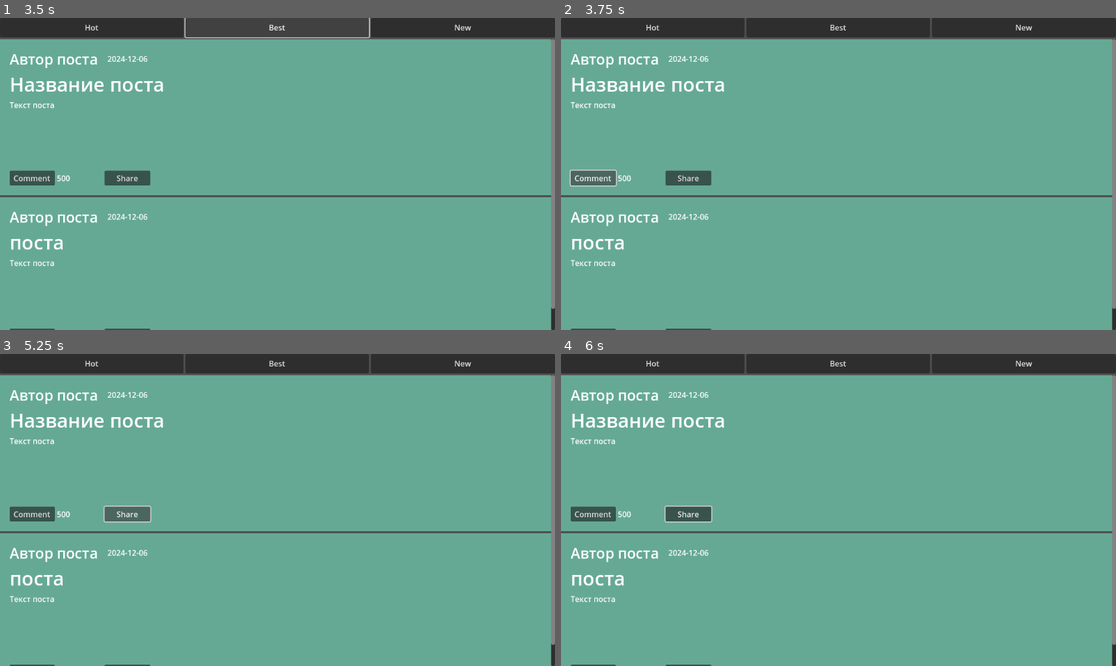
Above: before the commit, frames 1-4 (two rows, left to right).
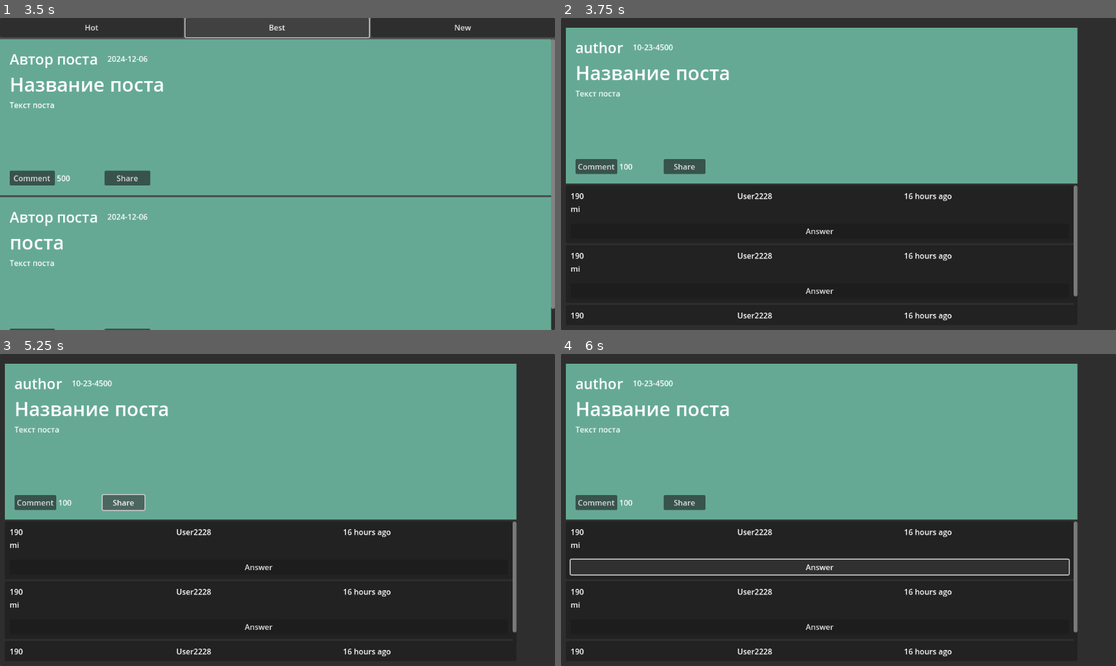
Above: after the commit, the same moments.

Repository: DanisGaleev/Jam
Game: Godot game, scene res://main.tscn
Same seed, same stepped clock (60 frames per second), same inputs: the game is played once before the commit and once after it.
Inputs (mouse positions are in pixels of both pictures, inside the frame that each line leads up to):
- Up to frame 1 (3.5 s): click "New" at 0.5 s; click "New" at 1.25 s; click "Hot" at 2 s; click "Best" at 2.75 s
- Up to frame 2 (3.75 s): click "Comment" at 3.5 s
- Up to frame 3 (5.25 s): click "Comment" at 4.25 s; click "Share" at 5 s
- Up to frame 4 (6 s): click (821, 566) at 5.75 s, where only the run after the commit has a clickable "Answer"

Frame 1 is identical in both runs. In frame 2, 57% of the frame differs, in the area x 0-100%, y 0-100%; in frame 3, 57%; in frame 4, 57%.
Error before the commit: Invalid assignment of property or key 'theme_title' with value of type 'String' on a base object of type 'Nil'. (res://thema.gd:12)
Error after the commit: Attempt to call function 'add_child' in base 'null instance' on a null instance. (res://comment.gd:15)

Commit message:
add mini game 1

Diff:
--- /dev/null
+++ b/game1.tscn
@@ -0,0 +1,217 @@
+[gd_scene load_steps=7 format=3 uid="uid://c4fskll68dtks"]
+
+[ext_resource type="Script" path="res://game_1.gd" id="1_wj72h"]
+[ext_resource type="Texture2D" uid="uid://c7wyx60p8wq0y" path="res://forest.jpg" id="2_fwcqo"]
+
+[sub_resource type="Gradient" id="Gradient_2i7or"]
+offsets = PackedFloat32Array(0.640845, 0.795775, 1)
+colors = PackedColorArray(0.158416, 0.158416, 0.158416, 1, 0, 0, 0, 1, 1, 1, 1, 1)
+
+[sub_resource type="GradientTexture2D" id="GradientTexture2D_3p2pg"]
+gradient = SubResource("Gradient_2i7or")
+
+[sub_resource type="Gradient" id="Gradient_jj0qw"]
+offsets = PackedFloat32Array(0.112676, 0.288732, 1)
+colors = PackedColorArray(0, 0, 0, 1, 0, 0, 0, 1, 1, 1, 1, 1)
+
+[sub_resource type="GradientTexture2D" id="GradientTexture2D_kjxg5"]
+gradient = SubResource("Gradient_jj0qw")
+
+[node name="Game1" type="Panel"]
+anchors_preset = 15
+anchor_right = 1.0
+anchor_bottom = 1.0
+grow_horizontal = 2
+grow_vertical = 2
+script = ExtResource("1_wj72h")
+
+[node name="MarginContainer" type="MarginContainer" parent="."]
+layout_mode = 1
+anchors_preset = 15
+anchor_right = 1.0
+anchor_bottom = 1.0
+grow_horizontal = 2
+grow_vertical = 2
+theme_override_constants/margin_left = 10
+theme_override_constants/margin_top = 10
+theme_override_constants/margin_right = 10
+theme_override_constants/margin_bottom = 10
+
+[node name="MarginContainer" type="MarginContainer" parent="MarginContainer"]
+layout_mode = 2
+theme_override_constants/margin_top = 20
+
+[node name="GridContainer" type="GridContainer" parent="MarginContainer/MarginContainer"]
+layout_mode = 2
+size_flags_horizontal = 4
+size_flags_vertical = 0
+theme_override_constants/h_separation = 60
+theme_override_constants/v_separation = 20
+columns = 4
+
+[node name="TextureButton" type="TextureButton" parent="MarginContainer/MarginContainer/GridContainer"]
+custom_minimum_size = Vector2(120, 120)
+layout_mode = 2
+ignore_texture_size = true
+stretch_mode = 0
+
+[node name="TextureButton2" type="TextureButton" parent="MarginContainer/MarginContainer/GridContainer"]
+custom_minimum_size = Vector2(120, 120)
+layout_mode = 2
+ignore_texture_size = true
+stretch_mode = 0
+
+[node name="TextureButton3" type="TextureButton" parent="MarginContainer/MarginContainer/GridContainer"]
+custom_minimum_size = Vector2(120, 120)
+layout_mode = 2
+ignore_texture_size = true
+stretch_mode = 0
+
+[node name="TextureButton4" type="TextureButton" parent="MarginContainer/MarginContainer/GridContainer"]
+custom_minimum_size = Vector2(120, 120)
+layout_mode = 2
+ignore_texture_size = true
+stretch_mode = 0
+
+[node name="TextureButton5" type="TextureButton" parent="MarginContainer/MarginContainer/GridContainer"]
+custom_minimum_size = Vector2(120, 120)
+layout_mode = 2
+ignore_texture_size = true
+stretch_mode = 0
+
+[node name="TextureButton6" type="TextureButton" parent="MarginContainer/MarginContainer/GridContainer"]
+custom_minimum_size = Vector2(120, 120)
+layout_mode = 2
+ignore_texture_size = true
+stretch_mode = 0
+
+[node name="TextureButton7" type="TextureButton" parent="MarginContainer/MarginContainer/GridContainer"]
+custom_minimum_size = Vector2(120, 120)
+layout_mode = 2
+ignore_texture_size = true
+stretch_mode = 0
+
+[node name="TextureButton8" type="TextureButton" parent="MarginContainer/MarginContainer/GridContainer"]
+custom_minimum_size = Vector2(120, 120)
+layout_mode = 2
+ignore_texture_size = true
+stretch_mode = 0
+
+[node name="TextureButton9" type="TextureButton" parent="MarginContainer/MarginContainer/GridContainer"]
+custom_minimum_size = Vector2(120, 120)
+layout_mode = 2
+ignore_texture_size = true
+stretch_mode = 0
+
+[node name="TextureButton10" type="TextureButton" parent="MarginContainer/MarginContainer/GridContainer"]
+custom_minimum_size = Vector2(120, 120)
+layout_mode = 2
+ignore_texture_size = true
+stretch_mode = 0
+
+[node name="TextureButton11" type="TextureButton" parent="MarginContainer/MarginContainer/GridContainer"]
+custom_minimum_size = Vector2(120, 120)
+layout_mode = 2
+ignore_texture_size = true
+stretch_mode = 0
+
+[node name="TextureButton12" type="TextureButton" parent="MarginContainer/MarginContainer/GridContainer"]
+custom_minimum_size = Vector2(120, 120)
+layout_mode = 2
+ignore_texture_size = true
+stretch_mode = 0
+
+[node name="ScrollContainer" type="ScrollContainer" parent="MarginContainer"]
+custom_minimum_size = Vector2(0, 150)
+layout_mode = 2
+size_flags_vertical = 8
+
+[node name="HBoxContainer" type="HBoxContainer" parent="MarginContainer/ScrollContainer"]
+layout_mode = 2
+size_flags_horizontal = 3
+size_flags_vertical = 3
+theme_override_constants/separation = 30
+
+[node name="TextureButton" type="TextureButton" parent="MarginContainer/ScrollContainer/HBoxContainer"]
+custom_minimum_size = Vector2(150, 150)
+layout_mode = 2
+texture_normal = SubResource("GradientTexture2D_3p2pg")
+ignore_texture_size = true
+stretch_mode = 0
+
+[node name="TextureButton2" type="TextureButton" parent="MarginContainer/ScrollContainer/HBoxContainer"]
+custom_minimum_size = Vector2(150, 150)
+layout_mode = 2
+texture_normal = ExtResource("2_fwcqo")
+ignore_texture_size = true
+stretch_mode = 0
+
+[node name="TextureButton3" type="TextureButton" parent="MarginContainer/ScrollContainer/HBoxContainer"]
+custom_minimum_size = Vector2(150, 150)
+layout_mode = 2
+texture_normal = SubResource("GradientTexture2D_kjxg5")
+ignore_texture_size = true
+stretch_mode = 0
+
+[node name="TextureButton4" type="TextureButton" parent="MarginContainer/ScrollContainer/HBoxContainer"]
+custom_minimum_size = Vector2(150, 150)
+layout_mode = 2
+texture_normal = SubResource("GradientTexture2D_kjxg5")
+ignore_texture_size = true
+stretch_mode = 0
+
+[node name="TextureButton5" type="TextureButton" parent="MarginContainer/ScrollContainer/HBoxContainer"]
+custom_minimum_size = Vector2(150, 150)
+layout_mode = 2
+texture_normal = SubResource("GradientTexture2D_kjxg5")
+ignore_texture_size = true
+stretch_mode = 0
+
+[node name="TextureButton6" type="TextureButton" parent="MarginContainer/ScrollContainer/HBoxContainer"]
+custom_minimum_size = Vector2(150, 150)
+layout_mode = 2
+texture_normal = SubResource("GradientTexture2D_kjxg5")
+ignore_texture_size = true
+stretch_mode = 0
+
+[node name="TextureButton7" type="TextureButton" parent="MarginContainer/ScrollContainer/HBoxContainer"]
+custom_minimum_size = Vector2(150, 150)
+layout_mode = 2
+texture_normal = SubResource("GradientTexture2D_kjxg5")
+ignore_texture_size = true
+stretch_mode = 0
+
+[node name="TextureButton8" type="TextureButton" parent="MarginContainer/ScrollContainer/HBoxContainer"]
+custom_minimum_size = Vector2(150, 150)
+layout_mode = 2
+texture_normal = SubResource("GradientTexture2D_kjxg5")
+ignore_texture_size = true
+stretch_mode = 0
+
+[node name="TextureButton9" type="TextureButton" parent="MarginContainer/ScrollContainer/HBoxContainer"]
+custom_minimum_size = Vector2(150, 150)
+layout_mode = 2
+texture_normal = SubResource("GradientTexture2D_kjxg5")
+ignore_texture_size = true
+stretch_mode = 0
+
+[node name="TextureButton10" type="TextureButton" parent="MarginContainer/ScrollContainer/HBoxContainer"]
+custom_minimum_size = Vector2(150, 150)
+layout_mode = 2
+texture_normal = SubResource("GradientTexture2D_kjxg5")
+ignore_texture_size = true
+stretch_mode = 0
+
+[node name="TextureButton11" type="TextureButton" parent="MarginContainer/ScrollContainer/HBoxContainer"]
+custom_minimum_size = Vector2(150, 150)
+layout_mode = 2
+texture_normal = SubResource("GradientTexture2D_kjxg5")
+ignore_texture_size = true
+stretch_mode = 0
+
+[node name="TextureButton12" type="TextureButton" parent="MarginContainer/ScrollContainer/HBoxContainer"]
+custom_minimum_size = Vector2(150, 150)
+layout_mode = 2
+texture_normal = SubResource("GradientTexture2D_kjxg5")
+ignore_texture_size = true
+stretch_mode = 0
--- /dev/null
+++ b/game_1.gd
@@ -0,0 +1,62 @@
+extends Panel
+
+@export var correct_order: Array[String] = []
+
+# Узлы для взаимодействия
+@onready var image_list = $MarginContainer/ScrollContainer/HBoxContainer
+@onready var slots = $MarginContainer/MarginContainer/GridContainer
+
+var selected_image: TextureButton = null
+
+func _ready():
+	setup_images()
+	connect_signals()
+
+func setup_images():
+	for i in image_list.get_children():
+		if i is TextureButton:
+			i.disabled = false
+
+func connect_signals():
+	for button in image_list.get_children():
+		if button is TextureButton:
+			button.pressed.connect(_on_image_selected.bind(button))
+
+	for slot in slots.get_children():
+		if slot is TextureButton:
+			slot.pressed.connect(_on_slot_selected.bind(slot))
+
+func _on_image_selected(button: TextureButton):
+	selected_image = button
+
+func _on_slot_selected(slot: TextureButton):
+	if selected_image:
+		if slot.texture_normal:
+			var temp = slot.texture_normal
+			slot.texture_normal = selected_image.texture_normal
+			selected_image.texture_normal = temp
+
+		else:
+			slot.texture_normal = selected_image.texture_normal
+			for image in image_list.get_children():
+				if image.texture_normal == selected_image.texture_normal:
+					image.texture_normal = null
+					break
+		selected_image = null
+	else:
+		for image in image_list.get_children():
+			if image.texture_normal == null:
+				image.texture_normal = slot.texture_normal
+				slot.texture_normal = null
+				break
+	var arr: Array[String] = []
+	for slt in slots.get_children():
+		if slt.texture_normal != null:
+			arr.append((slt as TextureButton).texture_normal.resource_path)
+
+	var flag = true
+	if len(arr) == len(correct_order):
+		for i in range(12):
+			flag = flag and (arr[i] == correct_order[i])
+	if flag:
+		pass
--- a/sing.gd
+++ b/sing.gd
@@ -1,2 +1,4 @@
+extends Node
+
 var theme_title: String
 var theme_body: String
Binary file added: forest.jpg
Not shown, added: forest.jpg.import
